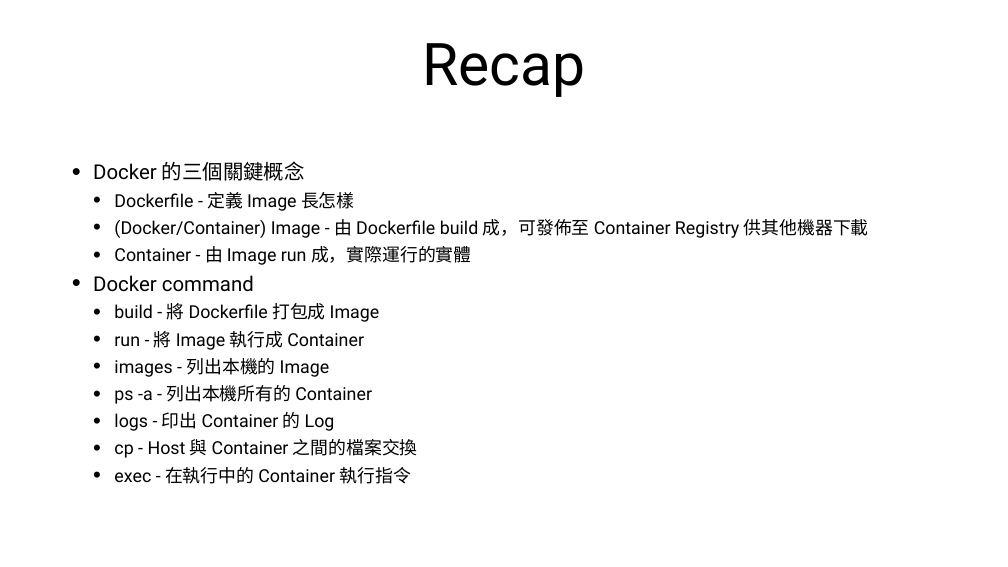
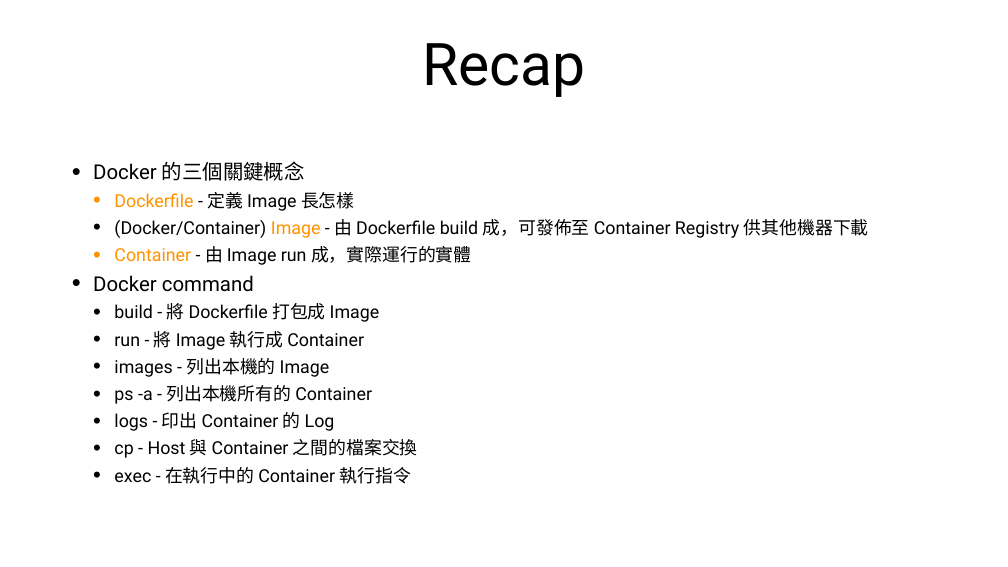
Before and after one commit to cathaylife-devops/docker-tutorial, a slide deck: slide 20 of docker-tutorial.pptx (slide 19 before the commit). Drawn at 1008x567 pixels with LibreOffice and Linux fonts; fonts in the diff are those of the drawing. Boxes give left, top, right and bottom in pixels: in the first picture for what was removed or moved away, otherwise in the second. Text is boxed around its words. In the diff, an @@ line names an element or a change of style, - is before the commit and + after.

```diff
--- a/docker-tutorial.pptx
+++ b/docker-tutorial.pptx
@@ text at (114,192,869,265): text colour #000000 to #FE9301 in "Dockerfile", "Image", "Container" @@
```
Also in this commit, not shown: 15 other slides changed, 2 slides added, 2 other files.
